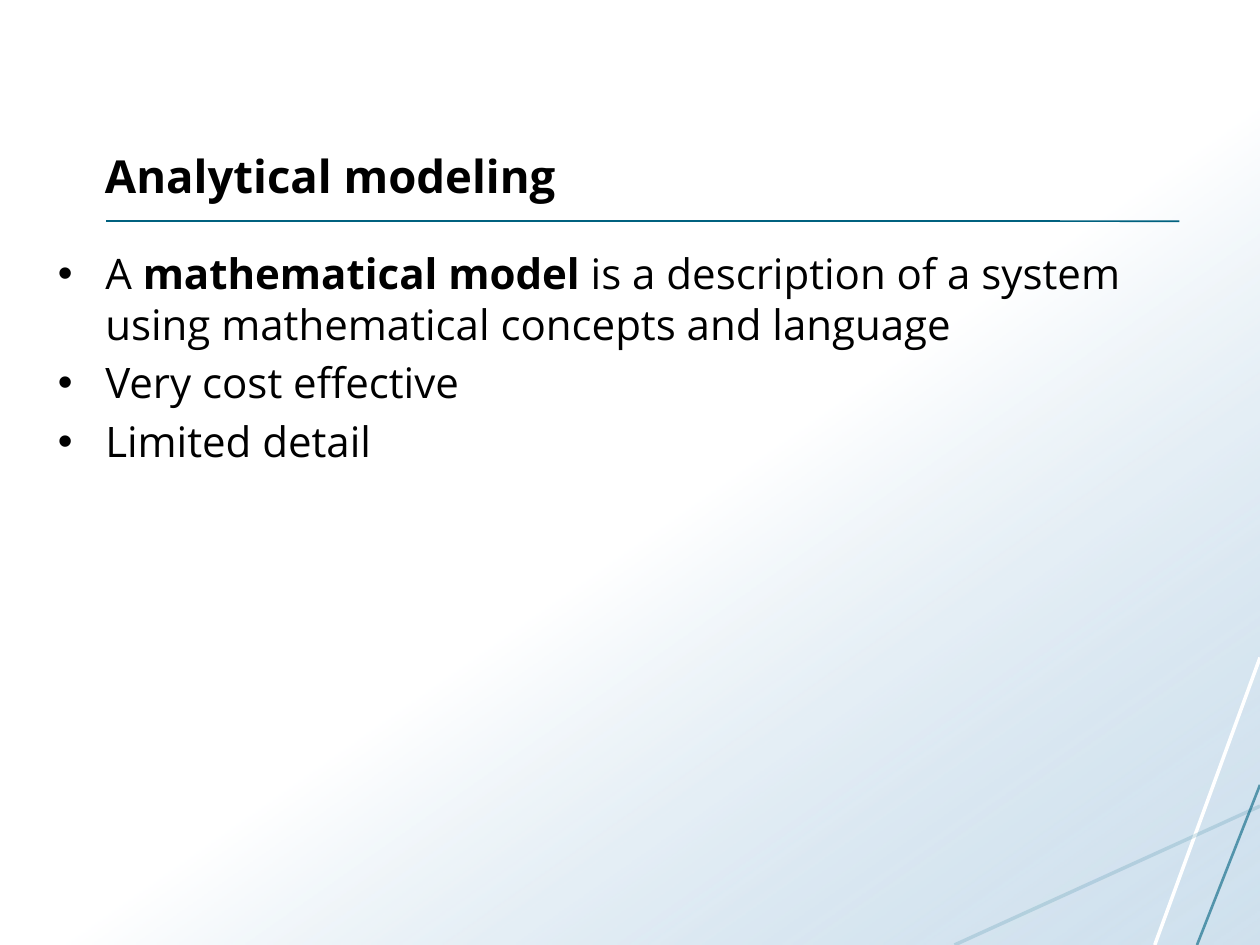
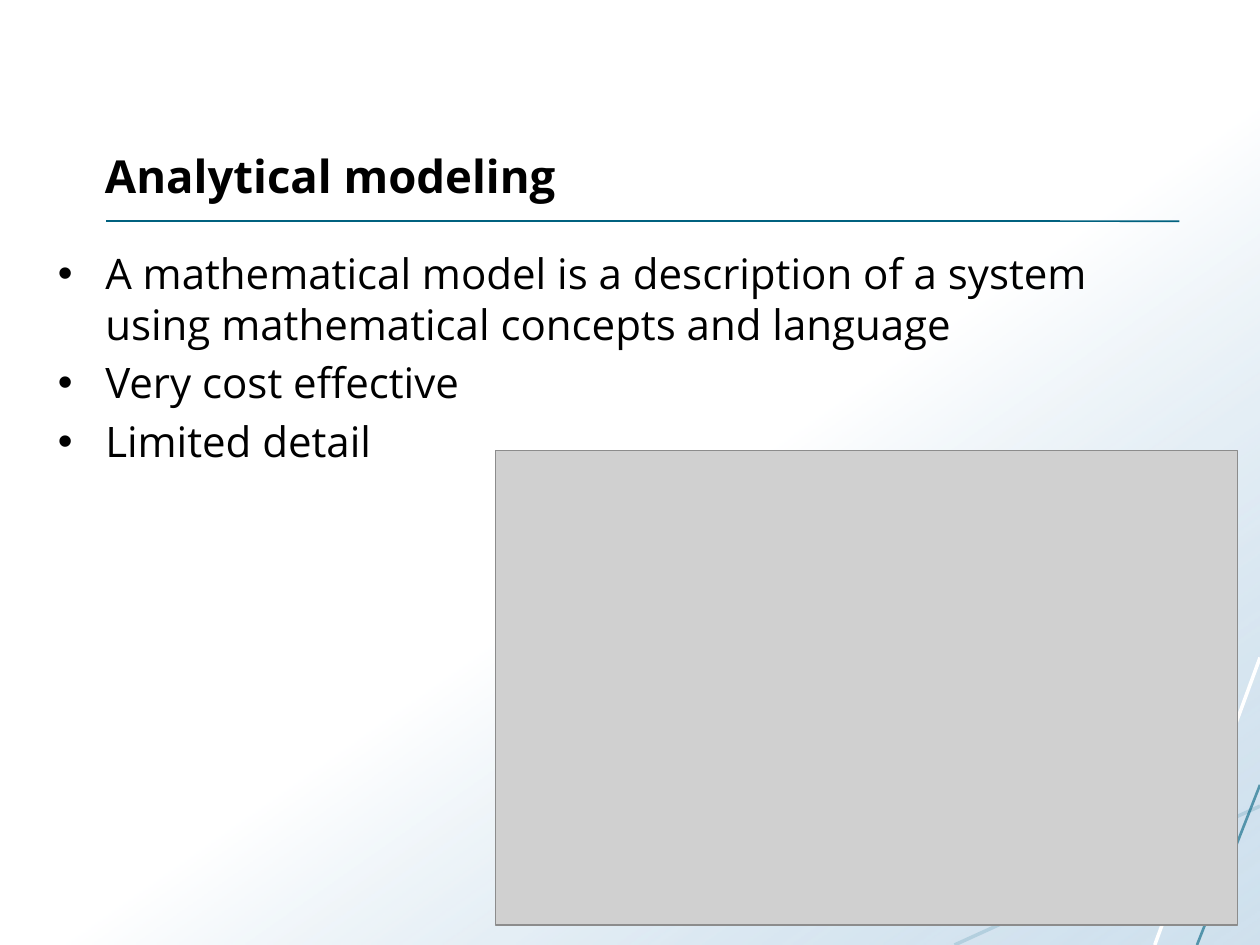
Before and after one commit to uit-inf-2202-f18/uit-inf-2202-f18.github.io, a slide deck: slide 42 of lectures/05-performance-evaluation.pptx. Drawn at 1260x945 pixels with LibreOffice and Linux fonts; fonts in the diff are those of the drawing; grey boxes stand for pictures. Boxes give left, top, right and bottom in pixels: in the first picture for what was removed or moved away, otherwise in the second. Text is boxed around its words. In the diff, an @@ line names an element or a change of style, - is before the commit and + after.

```diff
--- a/lectures/05-performance-evaluation.pptx
+++ b/lectures/05-performance-evaluation.pptx
@@ text at <box>105,257,1087,350</box>: bold off in "mathematical model" @@
@@ picture added at <box>495,450,1237,925</box> @@
```
Also in this commit, not shown: 5 other slides changed, 2 other files.
